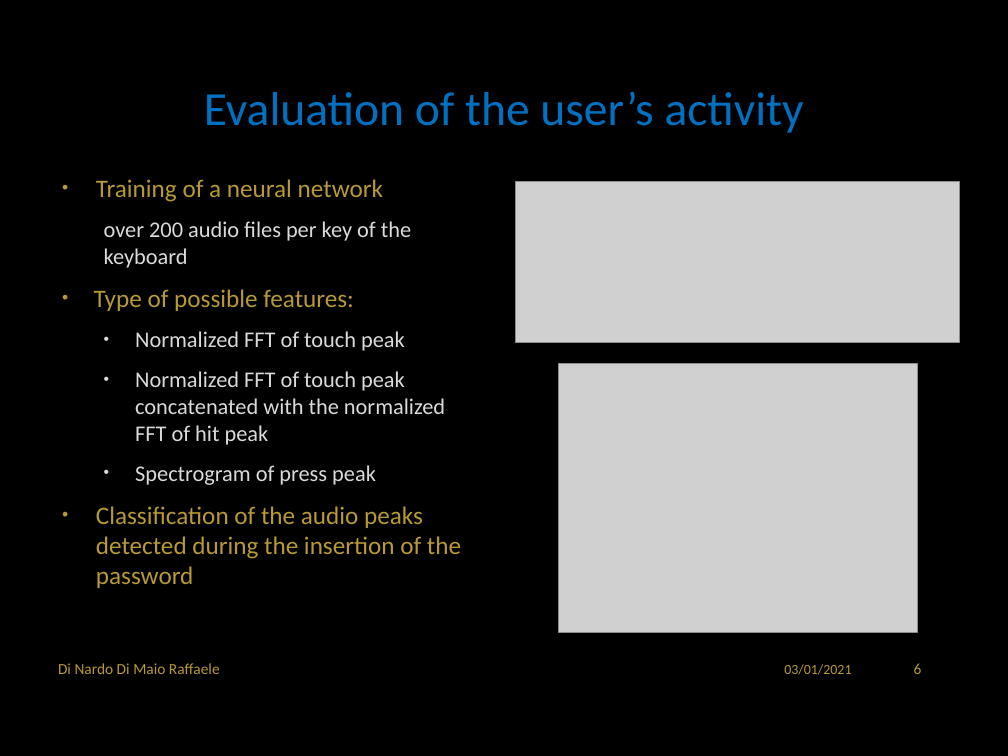
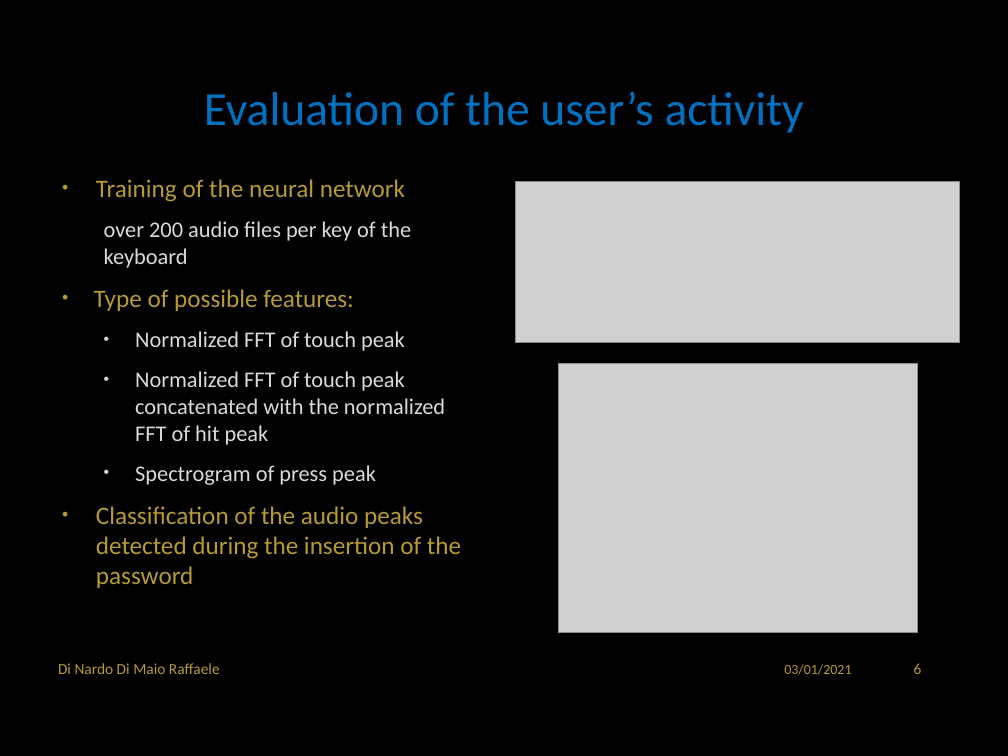
Before and after one commit to RaffaDNDM/AcCAPPCHA, a slide deck: slide 7 of Thesis/AcCAPPCHA.pptx. Drawn at 1008x756 pixels with LibreOffice and Linux fonts; fonts in the diff are those of the drawing; grey boxes stand for pictures; background and template pictures are left out. Boxes give left, top, right and bottom in pixels: in the first picture for what was removed or moved away, otherwise in the second. Text is boxed around its words. In the diff, an @@ line names an element or a change of style, - is before the commit and + after.

```diff
--- a/Thesis/AcCAPPCHA.pptx
+++ b/Thesis/AcCAPPCHA.pptx
@@ text at (96,179,405,202): text changed @@
-• Training of a neural network
+• Training of the neural network
```
Also in this commit, not shown: 2 other slides changed.
